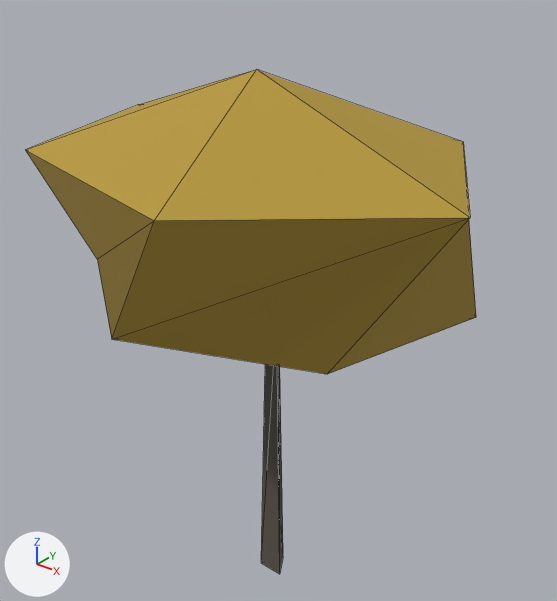
A saved change to the glTF model public/models/woody-kit/cottonwood-far.glb.
One viewpoint serves both versions: a camera (50 mm lens) standing at (11.07, -13.65, 17.37) and looking at (0.29, -0.17, 9.02). Every picture has the same lights, and +X, +Y and +Z are marked at lower left. The picture after the commit comes second. Mesh edges are drawn as thin lines. Where no turn or scale is listed for an object, it has been applied to the vertices. Vertices at exactly the same position are counted once.

Names of what the first picture shows: 'cottonwood-far / foliage', 'cottonwood-far / wood'.
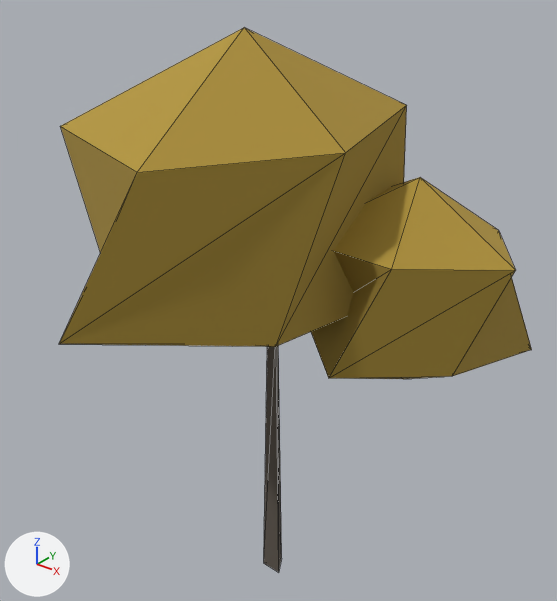
The change in detail:
me_cottonwood_far___foliage is used by ob_cottonwood_far___foliage; location (0.0, 0.0, 0.0).
me_cottonwood_far___foliage had 14 vertices, 24 faces and spanned x -4.53..5.99, y -5.51..3.19, z 8.24..14.7.
me_cottonwood_far___foliage now has 42 vertices, 72 faces and spans x -5.35..6.03, y -5.99..4.16, z 7.47..15.49.
me_cottonwood_far___foliage part 1: the whole mesh is rebuilt.
me_cottonwood_far___wood is used by ob_cottonwood_far___wood; location (0.0, 0.0, 0.0).
me_cottonwood_far___wood had 6 vertices, 7 faces and spanned x -0.36..0.36, y -0.21..0.42, z 0.0..8.54.
me_cottonwood_far___wood now has 6 vertices, 7 faces and spans x -0.29..0.29, y -0.17..0.34, z 0.0..8.2.
me_cottonwood_far___wood part 2: the whole mesh is scaled about the mesh origin by (0.815, 0.815, 0.96).

Location of each change, (x1, y1, x2, y2) in pixels of the pictures (557 x 601 px):
'cottonwood-far / foliage', reshaped (15% taller)
    before: (26, 70, 476, 374)
    after: (59, 28, 532, 379)
'cottonwood-far / wood', rescaled
    before: (261, 364, 283, 574)
    after: (264, 346, 282, 572)
